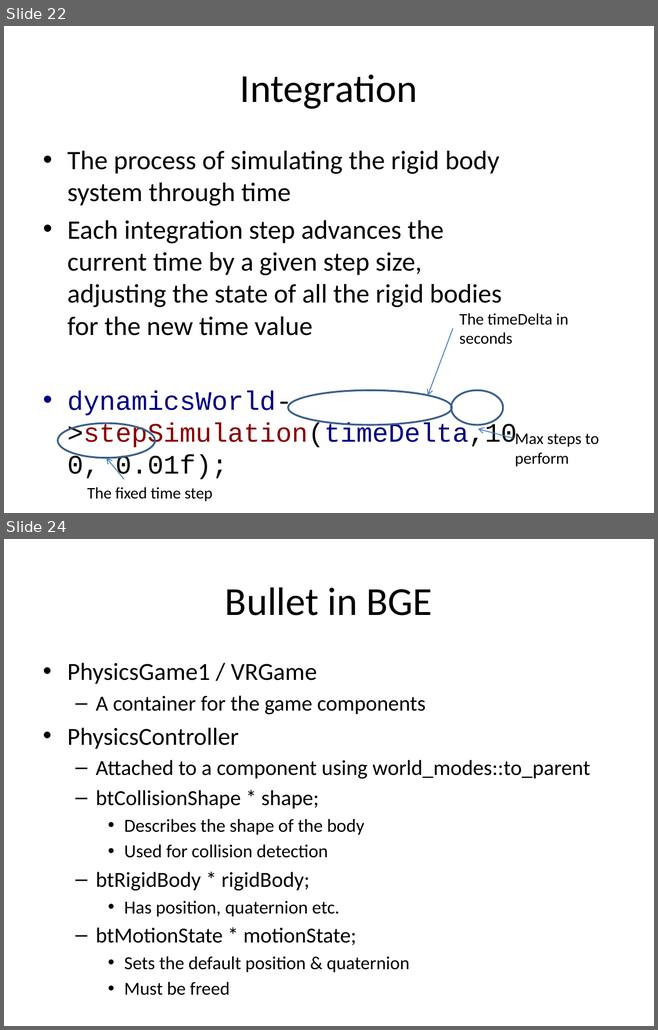
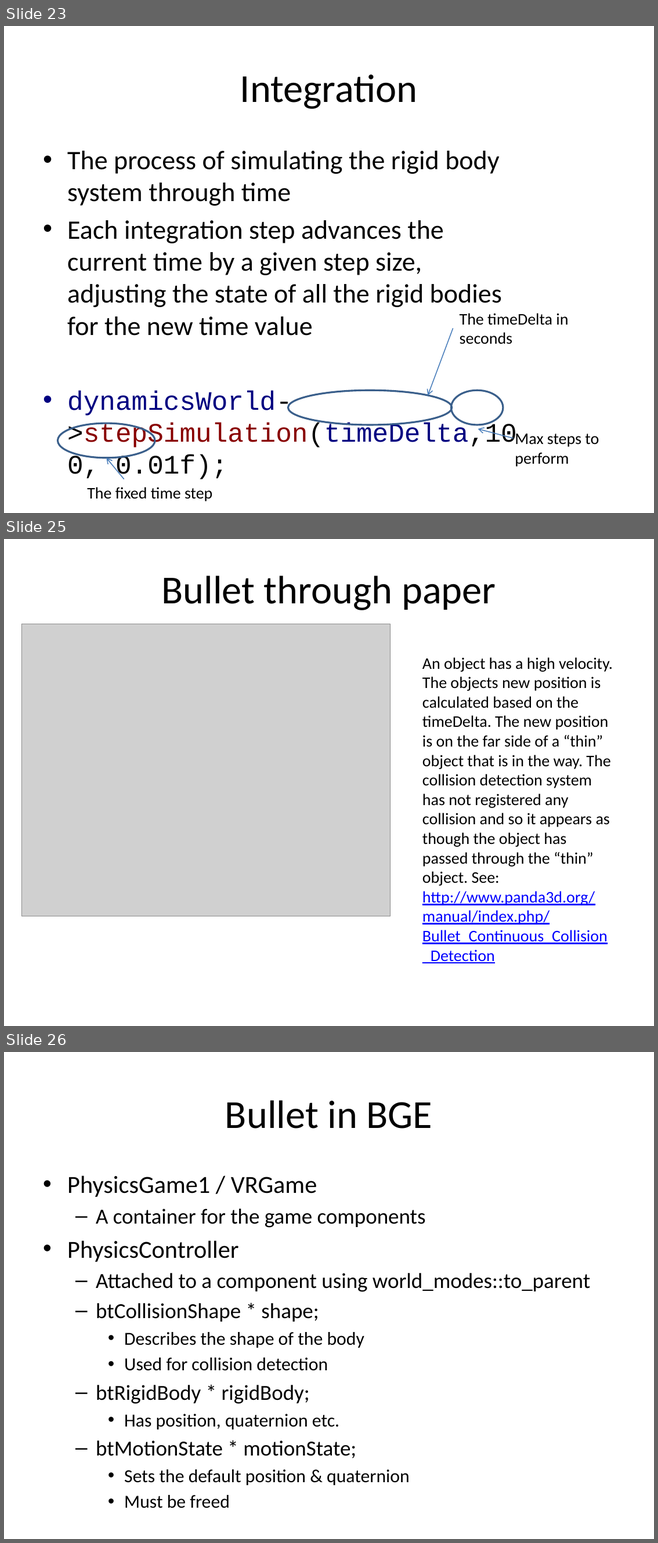
Before and after one commit to skooter500/BGE-V1, a slide deck: Lectures/Game Engines 8.pptx. Shown one above the other, each under a label of ours: slides 22 and 24 before the commit, slides 23, 25 and 26 after it; the slides between them are not shown. The pictures are 658x1030 and 658x1543 pixels, drawn with LibreOffice and Linux fonts; fonts in the diff are those of the drawing; grey boxes stand for pictures; background and template pictures are left out. Boxes give left, top, right and bottom in pixels: in the first picture for what was removed or moved away, otherwise in the second. Text is boxed around its words. In the diff, an @@ line names an element or a change of style, - is before the commit and + after.

```diff
--- a/Lectures/Game Engines 8.pptx
+++ b/Lectures/Game Engines 8.pptx
@@ slide 25 added at (4,539,654,1026), background #FFFFFF @@
@@ title added at (161,576,495,610), 44 pt, text #000000 @@
+Bullet through paper
@@ picture added at (22,624,390,917) @@
@@ text added at (422,657,612,964), 18 pt, text #000000 @@
+An object has a high velocity. The objects new position is calculated based on the timeDelta. The new position is on the far side of a “thin” object that is in the way. The collision detection system has not registered any collision and so it appears as though the object has passed through the “thin” object. See:
+http://www.panda3d.org/manual/index.php/Bullet_Continuous_Collision_Detection
@@ what was slide 22 is now slide 23 @@
@@ what was slide 24 is now slide 26 @@
```
Also in this commit, not shown: 4 slides changed, 5 other slides added.
